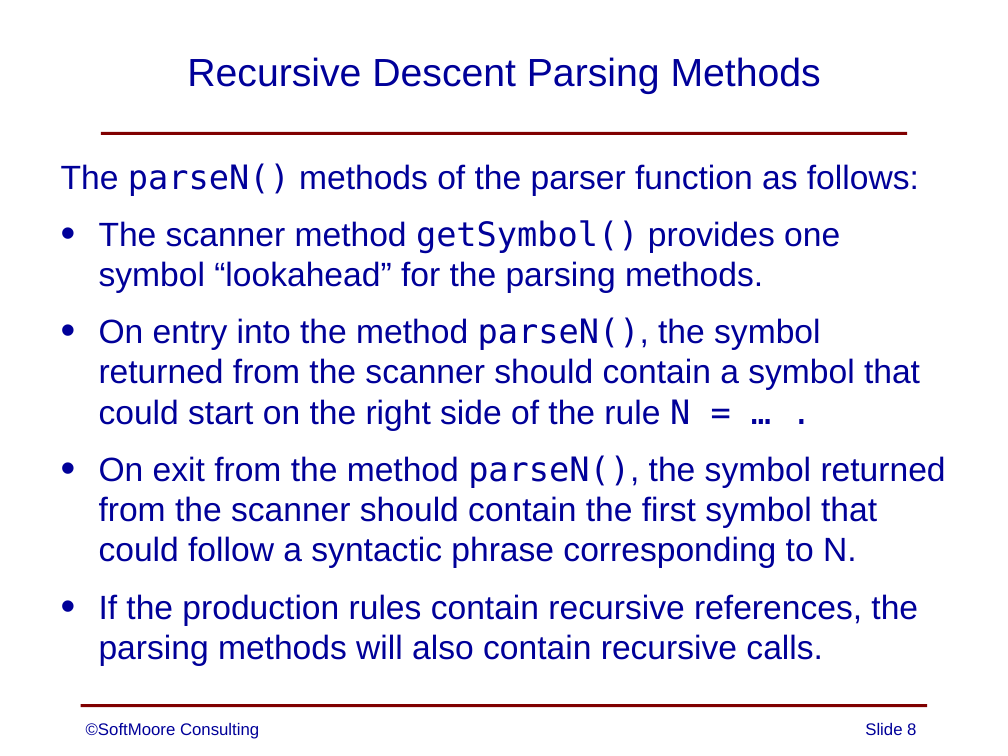
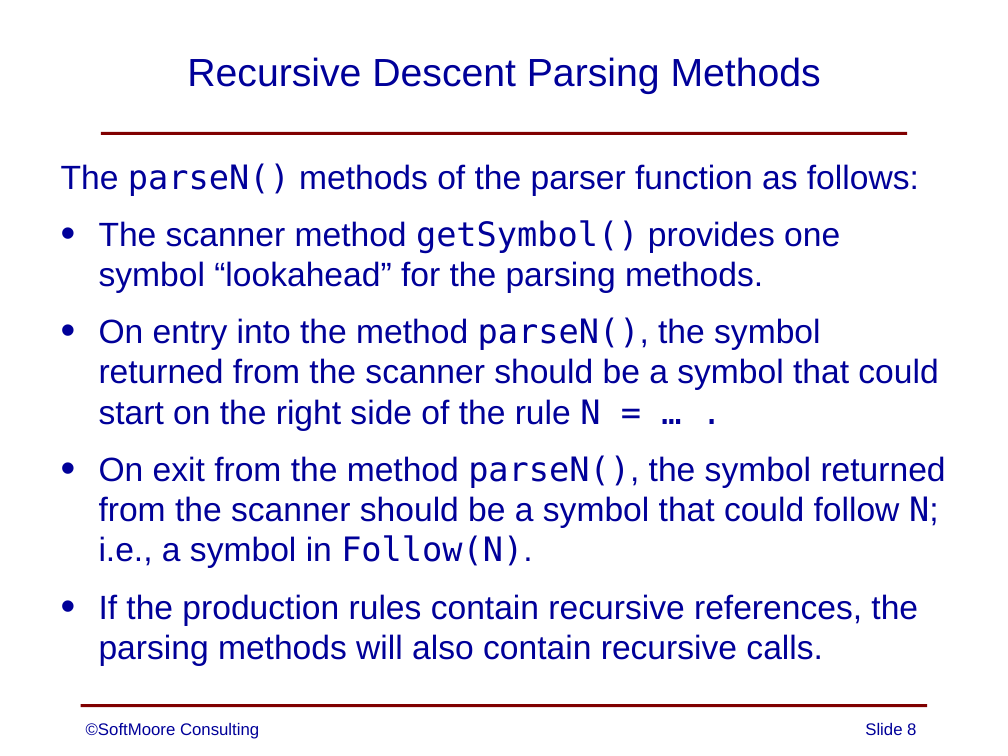
Before and after one commit to SoftMoore/CPRL, a slide deck: slide 8 of PowerPoint Slides/06 - Syntax Analysis.pptx. Drawn at 1008x756 pixels with LibreOffice and Linux fonts; fonts in the diff are those of the drawing. Boxes give left, top, right and bottom in pixels: in the first picture for what was removed or moved away, otherwise in the second. Text is boxed around its words. In the diff, an @@ line names an element or a change of style, - is before the commit and + after.

Commit message:
minor updates to one slide

```diff
--- a/PowerPoint Slides/06 - Syntax Analysis.pptx
+++ b/PowerPoint Slides/06 - Syntax Analysis.pptx
@@ text at (99, 317, 946, 568): text changed @@
-• On entry into the method parseN(), the symbol returned from the scanner should contain a symbol that could start on the right side of the rule N = … .
-• On exit from the method parseN(), the symbol returned from the scanner should contain the first symbol that could follow a syntactic phrase corresponding to N.
+• On entry into the method parseN(), the symbol returned from the scanner should be a symbol that could start on the right side of the rule N = … .
+• On exit from the method parseN(), the symbol returned from the scanner should be a symbol that could follow N; i.e., a symbol in Follow(N).
```
